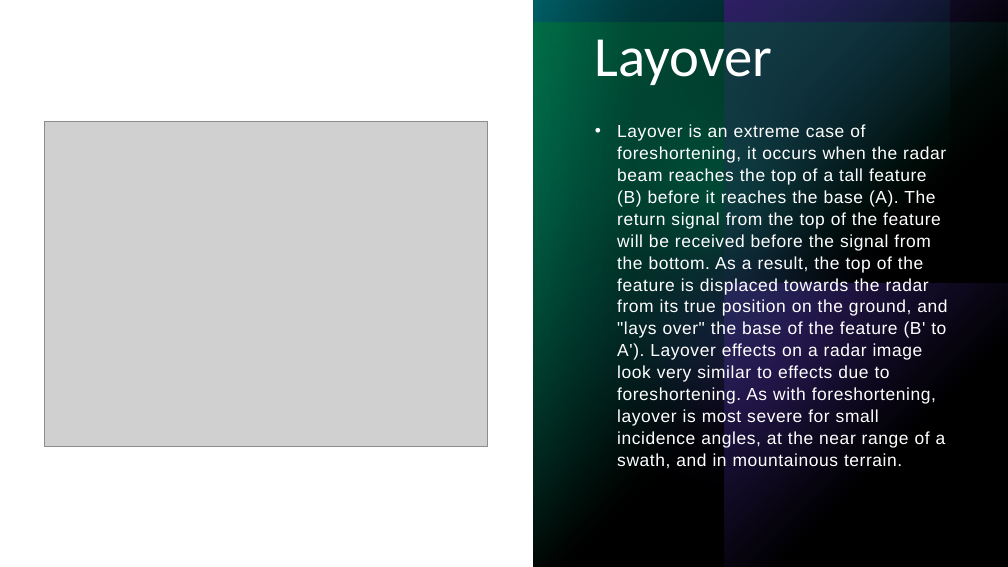
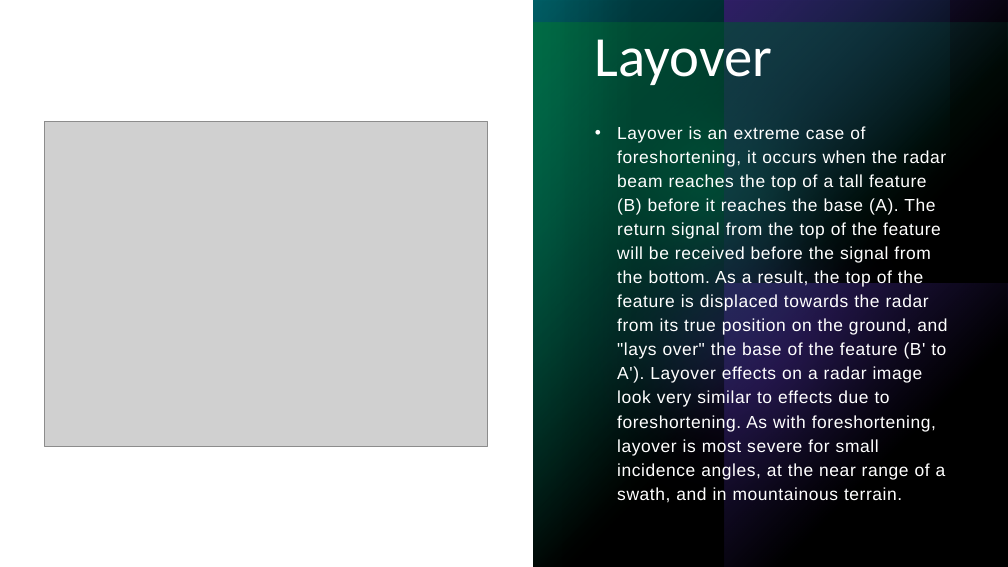
Before and after one commit to GnR98/WASDI-FadeOut, a slide deck: slide 12 of docs/ref/Presentazione_Sentinel1.pptx. Drawn at 1008x567 pixels with LibreOffice and Linux fonts; fonts in the diff are those of the drawing; grey boxes stand for pictures. Boxes give left, top, right and bottom in pixels: in the first picture for what was removed or moved away, otherwise in the second. Text is boxed around its words. In the diff, an @@ line names an element or a change of style, - is before the commit and + after.

```diff
--- a/docs/ref/Presentazione_Sentinel1.pptx
+++ b/docs/ref/Presentazione_Sentinel1.pptx
@@ text "Layover is an extreme case ..." at (x1=617, y1=126, x2=947, y2=503): line spacing 1.05 to 1.15 @@
```
Also in this commit, not shown: 15 other slides changed, 10 slides added, 2 slides removed.
